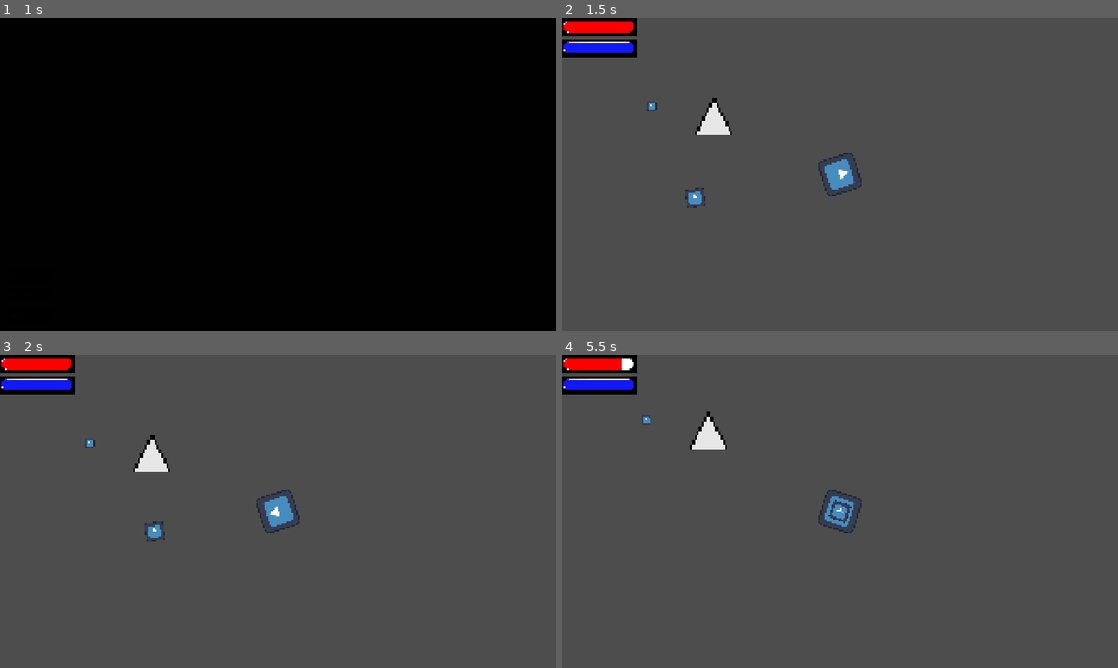
Above: before the commit, frames 1-4 (two rows, left to right).
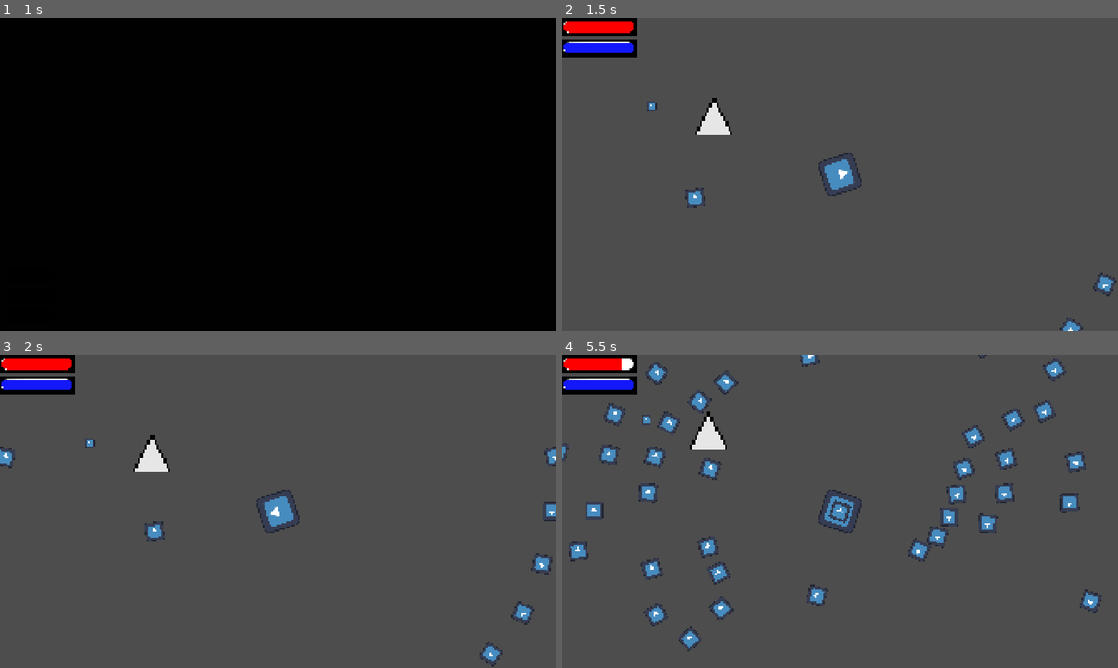
Above: after the commit, the same moments.

Repository: Yolo-Arts/Game-Off-2026
Game: Godot game, scene res://Game/main_game.tscn
Same seed, same stepped clock (60 frames per second), same inputs: the game is played once before the commit and once after it. The engine's default icon, where the game draws it, is replaced by a stand-in: a white triangle on a blue panel in a dark square. Sound files missing from this copy of the repository are replaced by a short silence.
Inputs (mouse positions are in pixels of both pictures, inside the frame that each line leads up to):
- Up to frame 1 (1 s): click "Play" at 0.5 s
- Up to frame 2 (1.5 s): move the mouse to (962, 158) at 1.27 s; hold D (move_right) from 1.28 s (still down); hold Space (Ram) from 1.28 s (still down); click (962, 158) at 1.42 s
- Up to frame 3 (2 s): keep holding D (move_right); keep holding Space (Ram)
- Up to frame 4 (5.5 s): move the mouse to (728, 527) at 2.02 s; release D (move_right) at 2.03 s; release Space (Ram) at 2.03 s; hold S (move_down) 2.03-2.78 s; tap Shift (shift) at 2.1, 3.6, 5.1 s; move the mouse to (895, 442) at 2.77 s; hold D (move_right) 2.78-3.53 s; hold Space (Ram) 2.78-3.53 s; move the mouse to (812, 574) at 3.52 s; hold W (move_up) 3.53-4.28 s; click (812, 574) at 3.67 s; move the mouse to (1006, 558) at 4.27 s; hold Space (Ram) 4.28-5.03 s; hold A (move_left) from 4.28 s (still down); move the mouse to (673, 464) at 5.02 s

Frame 1 is identical in both runs. In frame 2, 0.2% of the frame differs, in the area x 89-100%, y 81-100%; in frame 3, 0.6%; in frame 4, 3.8%, in the area x 0-97%, y 0-95%.

Commit message:
Make basic enemy spawner

Diff:
--- a/AutoLoads/event_system.gd
+++ b/AutoLoads/event_system.gd
@@ -33,3 +33,6 @@
 signal player_died
 
 signal player_shifted(shift_color: DamageSource.ShiftColor)
+
+signal enemy_spawned(enemy: Node2D)
+signal request_spawn_enemy(enemy: EnemyData)
--- a/Game/Managers/enemy_spawner.gd
+++ b/Game/Managers/enemy_spawner.gd
@@ -1,4 +1,68 @@
-class_name EnemySpawner extends Node
+class_name EnemySpawner extends Node2D
 
-@export var spawnable_enemies: Array[EnemyData] = []
-@export var
+@export var stage_data: StageInfo
+@export var world_bounds: Rect2
+@export var spawn_angle_increment: float = PI/16
+var rng: RandomNumberGenerator = RandomNumberGenerator.new()
+@export var enemy_spawn_timer: Timer
+
+# TODO Differentiate enemy colors on spawn
+
+func _ready() -> void:
+	enemy_spawn_timer.wait_time = stage_data.spawn_interval
+	enemy_spawn_timer.timeout.connect(spawn_random_enemy)
+	enemy_spawn_timer.start()
+
+## Returns a random [EnemyData] from weighted from [Array][[EnemyData]]
+func pick_enemy(enemies: Array[EnemyData]) -> EnemyData:
+	var weights: PackedFloat32Array = PackedFloat32Array()
+
+	for enemy in enemies:
+		weights.append(enemy.spawn_weight)
+
+	var random_index: int = rng.rand_weighted(weights)
+	return enemies[random_index]
+
+func is_radius_empty(enemy_position: Vector2, radius: float) -> bool:
+	var space_state: PhysicsDirectSpaceState2D = get_world_2d().direct_space_state
+	var query := PhysicsShapeQueryParameters2D.new()
+	var shape: CircleShape2D = CircleShape2D.new()
+	shape.radius = radius
+	query.shape = shape
+	query.transform = Transform2D(0.0, enemy_position)
+	var result: Array[Dictionary] = space_state.intersect_shape(query, 1)
+	return result.is_empty()
+
+func spawn_random_enemy() -> bool:
+	var random_enemy: EnemyData = pick_enemy(stage_data.enemies)
+	return attempt_spawn_enemy(random_enemy)
+
+
+func attempt_spawn_enemy(enemy: EnemyData) -> bool:
+	var initial_spawn_angle: float = spawn_angle_increment * randi_range(0, int(2 * PI / spawn_angle_increment))
+	var spawn_angle = initial_spawn_angle
+	var player: Player = get_tree().get_first_node_in_group("player") as Player
+	if player == null:
+		return false
+	var player_pos: Vector2 = player.global_position
+	while spawn_angle < 2 * PI + initial_spawn_angle:
+		var spawn_pos = player_pos + enemy.spawn_distance_from_player * Vector2(sin(spawn_angle), cos(spawn_angle))
+		if is_radius_empty(spawn_pos, enemy.enemy_size):
+			spawn_enemy(enemy, spawn_pos)
+			return true
+		spawn_angle += spawn_angle_increment
+
+	return false
+
+
+func spawn_enemy(enemy_data: EnemyData, enemy_position: Vector2) -> void:
+	var enemy: Node2D = enemy_data.enemy_scene.instantiate()
+
+	enemy.global_position = enemy_position
+	if enemy_data.is_enemy:
+		enemy = enemy as Enemy
+		if enemy == null:
+			push_error("Enemy stated as enemy, but is not -> ", enemy_data.enemy_id, " ", enemy_data.enemy_name)
+			return
+		enemy.enemy_stats = enemy_data.base_enemy_stats.duplicate()
+	add_child(enemy)
--- a/Resources/EnemySources/enemy_data.gd
+++ b/Resources/EnemySources/enemy_data.gd
@@ -4,7 +4,16 @@
 @export var enemy_name: String
 @export var enemy_scene: PackedScene
 @export var base_enemy_stats: EnemyStats = EnemyStats.new()
-@export var spawn_weight: float = 1.0
+@export var spawn_distance_from_player: float = 100.0:
+	set(value):
+		spawn_distance_from_player = max(0.0, value)
+@export var enemy_size: float = 64.0:
+	set(value):
+		enemy_size = max(0.0, value)
+@export var spawn_weight: float = 1.0:
+	set(value):
+		spawn_weight = max(0.0, value)
+
 @export var is_enemy: bool = true
 
 enum EnemyType {COLOR, NONE}
--- /dev/null
+++ b/Resources/EnemySources/test_enemy.tres
@@ -0,0 +1,14 @@
+[gd_resource type="Resource" script_class="EnemyData" format=3 uid="uid://bskyx75x7b3nd"]
+
+[ext_resource type="Resource" uid="uid://dalnaxqkf7c2a" path="res://Resources/EnemySources/test_enemy_stats.tres" id="1_h7hm8"]
+[ext_resource type="Script" uid="uid://mahujeywww5p" path="res://Resources/EnemySources/enemy_data.gd" id="1_qkfwa"]
+[ext_resource type="PackedScene" uid="uid://do4uq2uieplq2" path="res://Scenes/Enemy/enemy.tscn" id="2_o88y8"]
+
+[resource]
+script = ExtResource("1_qkfwa")
+enemy_id = &"testenemy"
+enemy_name = "testy"
+enemy_scene = ExtResource("2_o88y8")
+base_enemy_stats = ExtResource("1_h7hm8")
+spawn_distance_from_player = 1000.0
+metadata/_custom_type_script = "uid://mahujeywww5p"
--- /dev/null
+++ b/Resources/EnemySources/test_enemy_stats.tres
@@ -0,0 +1,8 @@
+[gd_resource type="Resource" script_class="EnemyStats" format=3 uid="uid://dalnaxqkf7c2a"]
+
+[ext_resource type="Script" uid="uid://cee3blfn2lg47" path="res://Resources/EnemySources/enemy_stats.gd" id="1_fuhsb"]
+
+[resource]
+script = ExtResource("1_fuhsb")
+damage = 10.0
+metadata/_custom_type_script = "uid://cee3blfn2lg47"
--- a/Resources/stage_info.gd
+++ b/Resources/stage_info.gd
@@ -4,3 +4,4 @@
 @export var stage_name: String
 @export var enemies: Array[EnemyData] = []
 @export var stage_boss: Variant
+@export var spawn_interval: float = 2.0
--- a/Scenes/Enemy/enemy.tscn
+++ b/Scenes/Enemy/enemy.tscn
@@ -2,15 +2,10 @@
 
 [ext_resource type="Script" uid="uid://c4o8rn7yjlc13" path="res://Game/EnemyComponents/enemy.gd" id="1_u5s2g"]
 [ext_resource type="Script" uid="uid://bkn56m6jkdtnj" path="res://Game/EnemyComponents/enemy_health_component.gd" id="2_3pmhw"]
+[ext_resource type="Resource" uid="uid://dalnaxqkf7c2a" path="res://Resources/EnemySources/test_enemy_stats.tres" id="2_gx76c"]
 [ext_resource type="Script" uid="uid://b87utd8bhijc1" path="res://Game/EnemyComponents/enemy_movement_component.gd" id="3_efgs1"]
 [ext_resource type="Script" uid="uid://b6g202tvlwed1" path="res://Game/EnemyComponents/enemy_hitbox_component.gd" id="4_qs8s8"]
 [ext_resource type="Texture2D" uid="uid://cgs3aoe7dwymq" path="res://icon.svg" id="5_kt2l8"]
-[ext_resource type="Script" uid="uid://cee3blfn2lg47" path="res://Resources/EnemySources/enemy_stats.gd" id="6_gx76c"]
-
-[sub_resource type="Resource" id="Resource_pqgp3"]
-script = ExtResource("6_gx76c")
-damage = 10.0
-metadata/_custom_type_script = "uid://cee3blfn2lg47"
 
 [sub_resource type="RectangleShape2D" id="RectangleShape2D_5v6lt"]
 
@@ -18,7 +13,7 @@
 collision_layer = 4
 collision_mask = 5
 script = ExtResource("1_u5s2g")
-enemy_stats = SubResource("Resource_pqgp3")
+enemy_stats = ExtResource("2_gx76c")
 
 [node name="HealthComponent" type="Node" parent="." unique_id=2109919344]
 script = ExtResource("2_3pmhw")
--- a/Stages/main/main.tscn
+++ b/Stages/main/main.tscn
@@ -6,6 +6,19 @@
 [ext_resource type="Texture2D" uid="uid://bwas2n2oefqp5" path="res://Assets/ProgrammerArt/spike.png" id="4_vhgat"]
 [ext_resource type="PackedScene" uid="uid://do4uq2uieplq2" path="res://Scenes/Enemy/enemy.tscn" id="5_vhgat"]
 [ext_resource type="PackedScene" uid="uid://4j2flum1a4by" path="res://Game/Collectables/collectable.tscn" id="6_n62w3"]
+[ext_resource type="Script" uid="uid://dir7xxpyr1obv" path="res://Game/Managers/enemy_spawner.gd" id="7_t30ik"]
+[ext_resource type="Script" uid="uid://mahujeywww5p" path="res://Resources/EnemySources/enemy_data.gd" id="8_oajci"]
+[ext_resource type="Resource" uid="uid://bskyx75x7b3nd" path="res://Resources/EnemySources/test_enemy.tres" id="9_oajci"]
+[ext_resource type="Script" uid="uid://d25cy6pylx3w5" path="res://Resources/stage_info.gd" id="9_qfemd"]
+
+[sub_resource type="Resource" id="Resource_bi0sn"]
+script = ExtResource("9_qfemd")
+stage_id = &"test"
+stage_name = "testtest"
+enemies = Array[ExtResource("8_oajci")]([ExtResource("9_oajci")])
+stage_boss = null
+spawn_interval = 0.1
+metadata/_custom_type_script = "uid://d25cy6pylx3w5"
 
 [node name="Main" type="Node2D" unique_id=1485435742]
 script = ExtResource("1_bo1nx")
@@ -32,3 +45,11 @@
 
 [node name="Collectable" parent="." unique_id=1985064384 instance=ExtResource("6_n62w3")]
 position = Vector2(306, 246)
+
+[node name="EnemySpawner" type="Node2D" parent="." unique_id=1241958606 node_paths=PackedStringArray("enemy_spawn_timer")]
+script = ExtResource("7_t30ik")
+stage_data = SubResource("Resource_bi0sn")
+enemy_spawn_timer = NodePath("Timer")
+metadata/_custom_type_script = "uid://dir7xxpyr1obv"
+
+[node name="Timer" type="Timer" parent="EnemySpawner" unique_id=1152519534]
